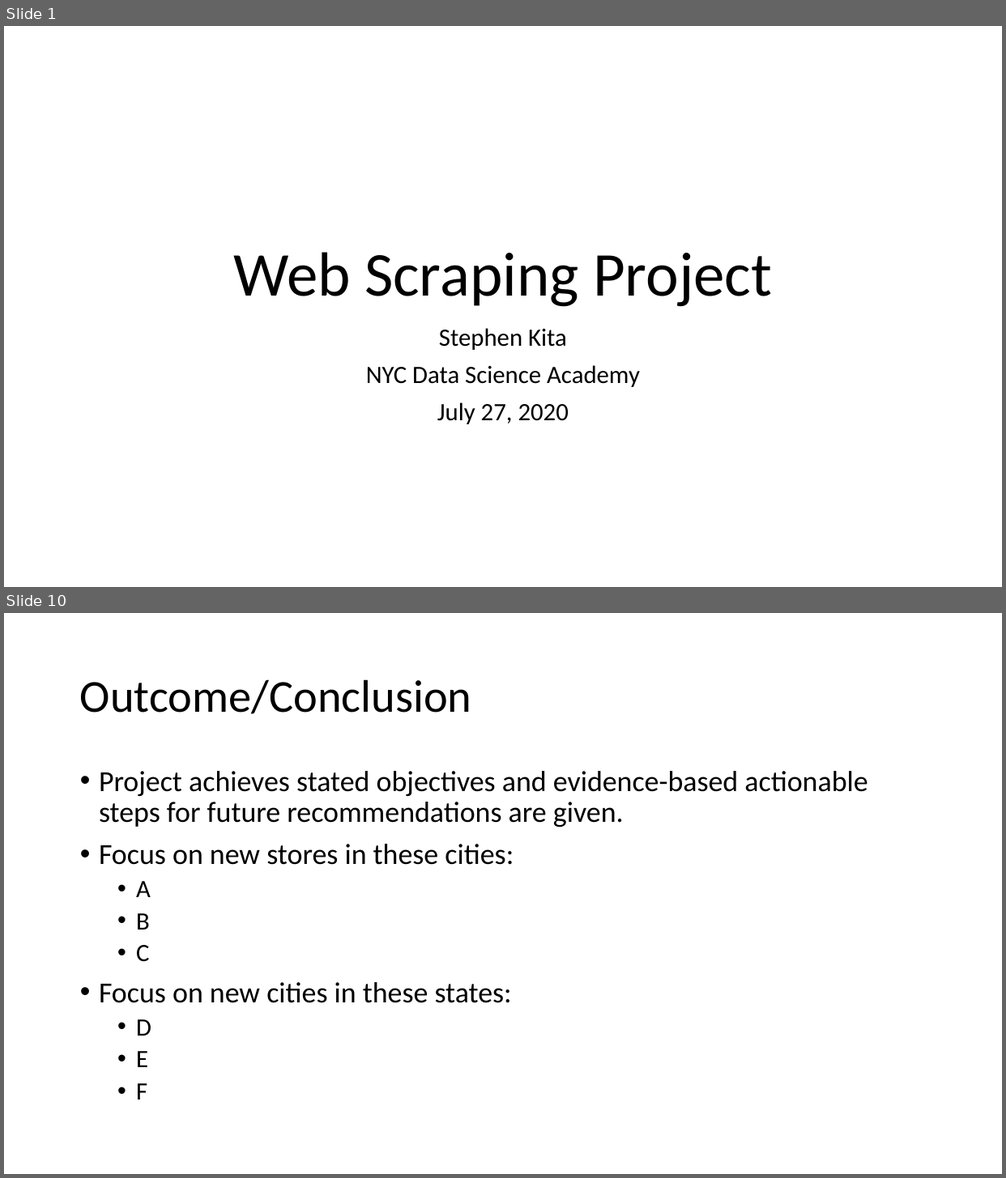
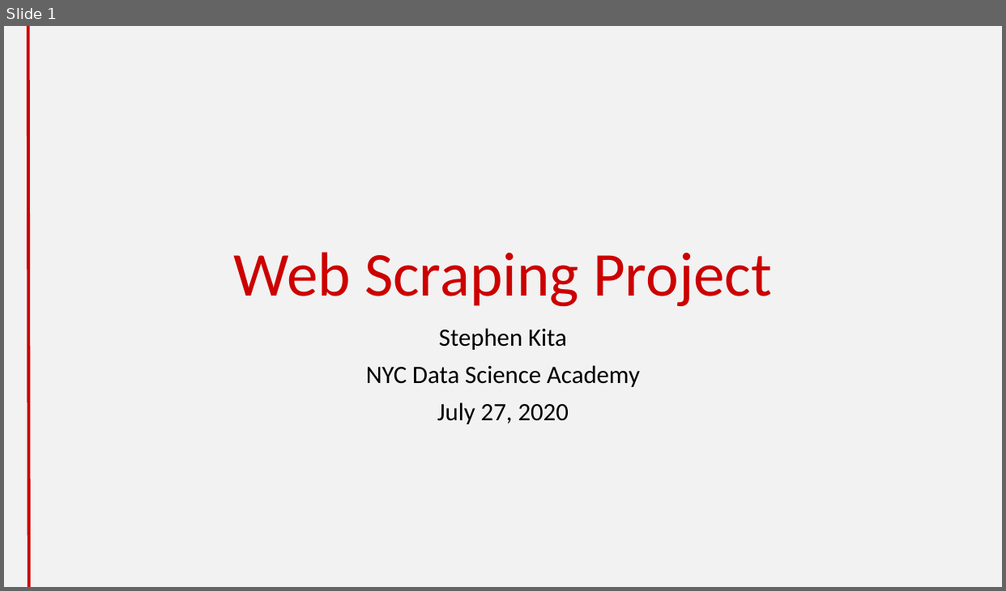
Before and after one commit to cheetahskita/dsa-projects, a slide deck: 1-web-scraping/Web Scraping Project.pptx. Shown one above the other, each under a label of ours: slides 1 and 10 before the commit, slide 1 after it; the slides between them are not shown. The pictures are 1006x1178 and 1006x591 pixels, drawn with LibreOffice and Linux fonts; fonts in the diff are those of the drawing. Boxes give left, top, right and bottom in pixels: in the first picture for what was removed or moved away, otherwise in the second. Text is boxed around its words. In the diff, an @@ line names an element or a change of style, - is before the commit and + after.

Commit message:
final draft of project

```diff
--- a/1-web-scraping/Web Scraping Project.pptx
+++ b/1-web-scraping/Web Scraping Project.pptx
@@ slide 10 removed at box(4, 613, 1002, 1174), background #FFFFFF @@
@@ title removed at box(80, 679, 472, 714) @@
-Outcome/Conclusion
@@ text removed at box(99, 771, 867, 1100) @@
-• Project achieves stated objectives and evidence-based actionable steps for future recommendations are given.
-• Focus on new stores in these cities:
-  • A
-  • B
-  • C
-• Focus on new cities in these states:
-  • D
-  • E
-  • F
@@ slide 1 changed as well @@
@@ background #FFFFFF to #F2F2F2 @@
@@ line added from (28, 26) to (28, 587), #CC0000 3 pt @@
@@ title "Web Scraping Project" at box(233, 252, 772, 307): text colour #000000 to #CC0000 @@
```
Also in this commit, not shown: 4 other slides changed, 7 slides added, 5 other slides removed, 13 other files.
